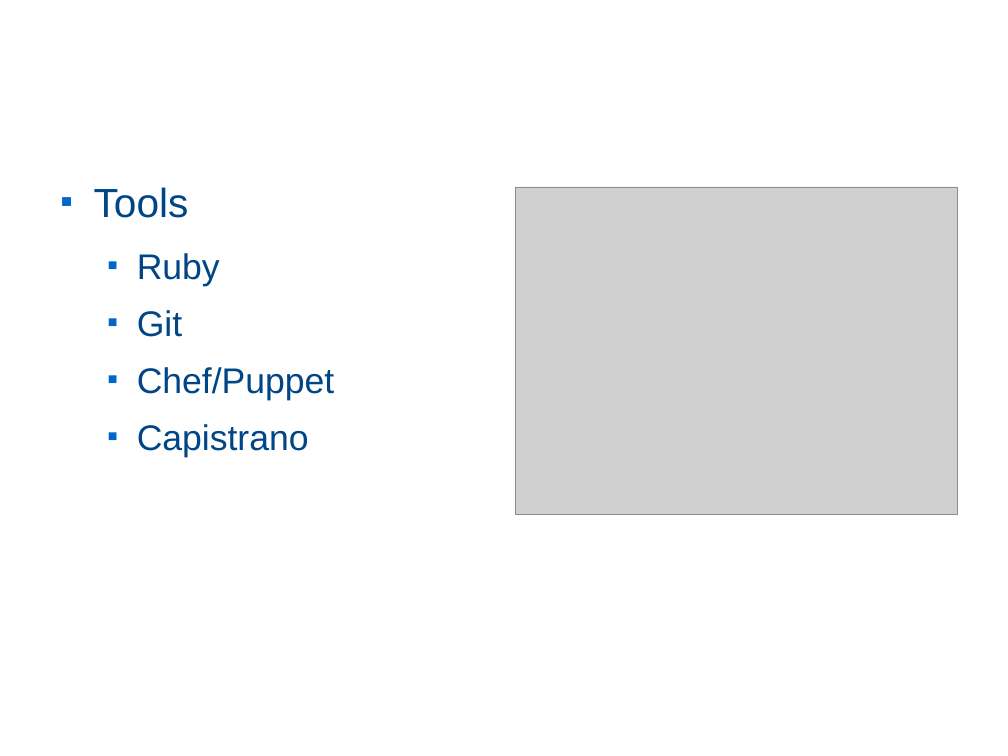
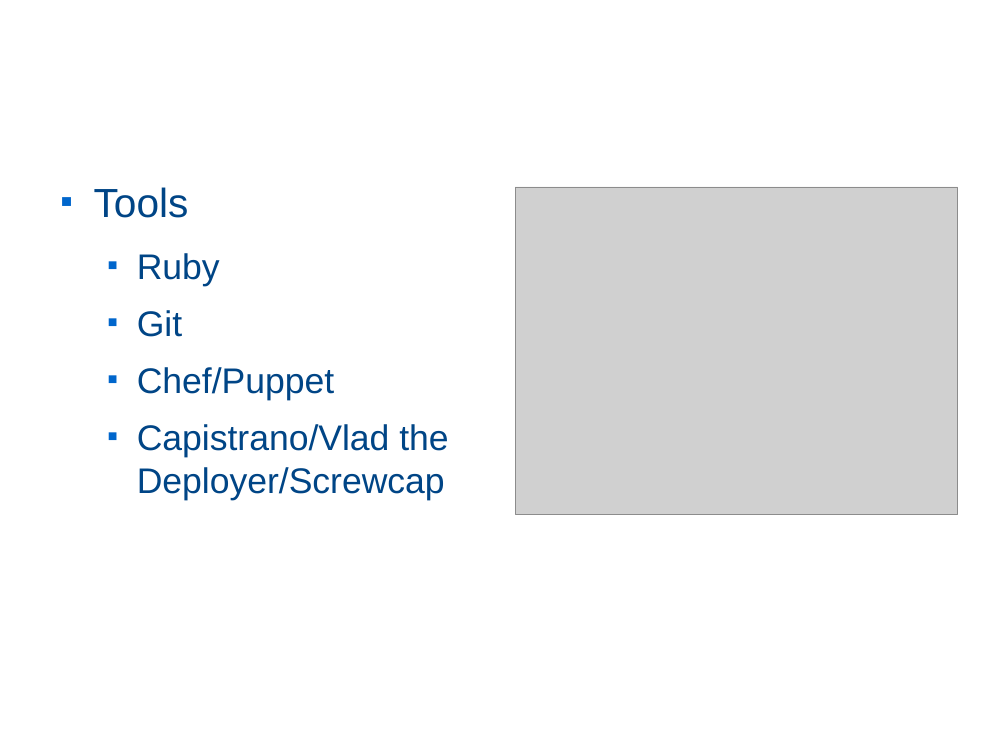
Before and after one commit to emachnic/Automating-Deployments, a slide deck: slide 5 of automating_deployments.odp. Drawn at 1008x756 pixels with LibreOffice and Linux fonts; fonts in the diff are those of the drawing; grey boxes stand for pictures; background and template pictures are left out. Boxes give left, top, right and bottom in pixels: in the first picture for what was removed or moved away, otherwise in the second. Text is boxed around its words. In the diff, an @@ line names an element or a change of style, - is before the commit and + after.

```diff
--- a/automating_deployments.odp
+++ b/automating_deployments.odp
@@ text at [137, 424, 448, 500]: text changed @@
-  ■ Capistrano
+  ■ Capistrano/Vlad the Deployer/Screwcap
```
Also in this commit, not shown: 2 other slides changed, 1 other file.
